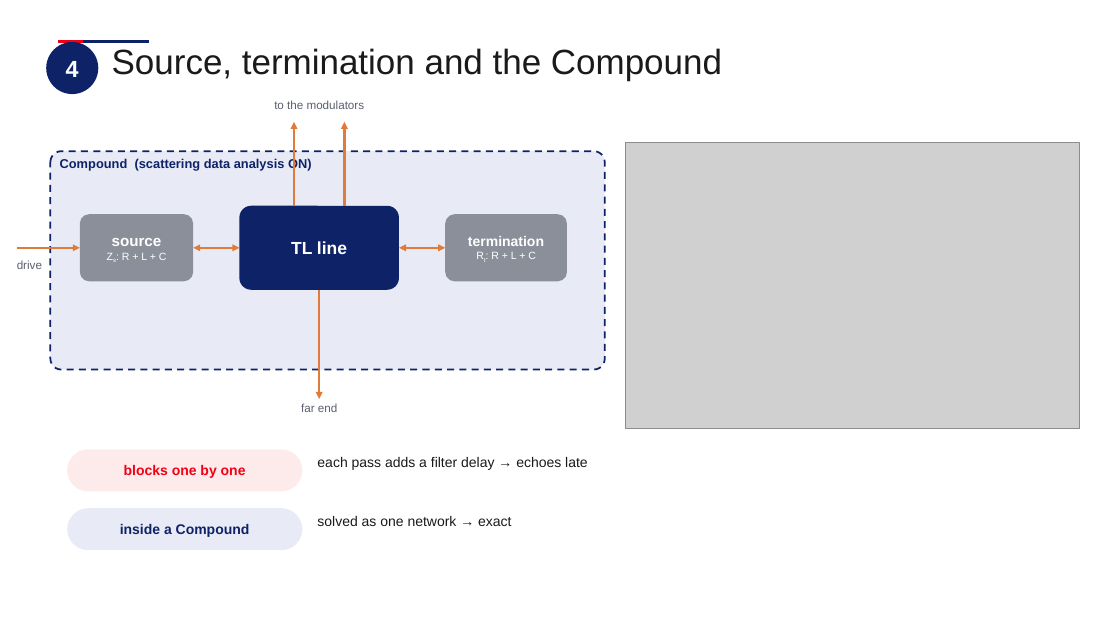
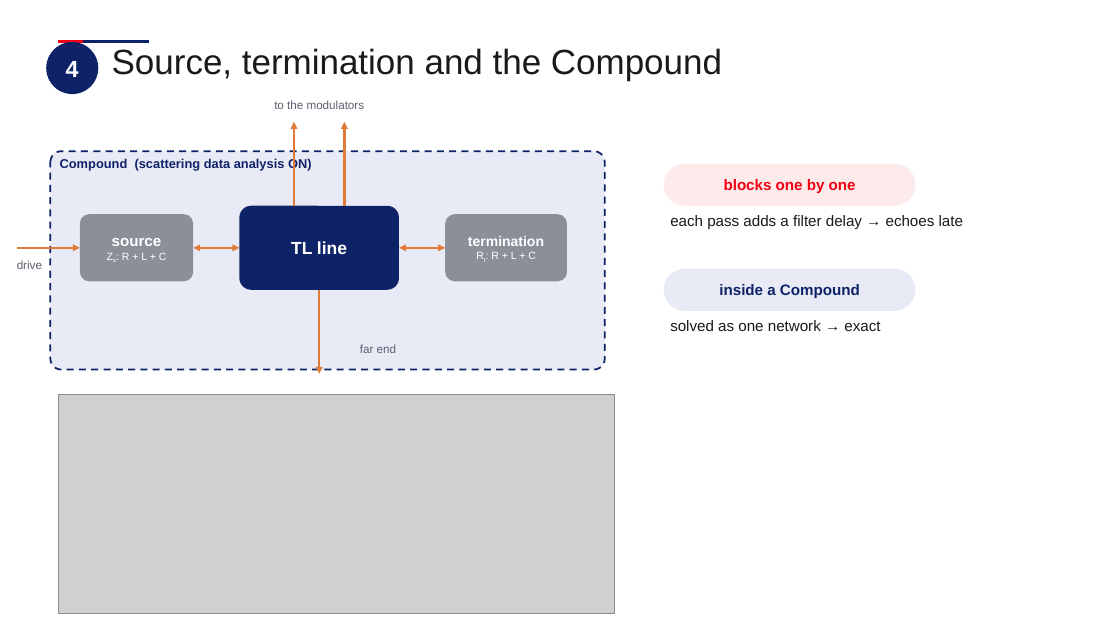
Before and after one commit to andreimuresian/claude, a slide deck: slide 13 of docs/Bends_in_INTERCONNECT.pptx. Drawn at 1120x630 pixels with LibreOffice and Linux fonts; fonts in the diff are those of the drawing; grey boxes stand for pictures; background and template pictures are left out. Boxes give left, top, right and bottom in pixels: in the first picture for what was removed or moved away, otherwise in the second. Text is boxed around its words. In the diff, an @@ line names an element or a change of style, - is before the commit and + after.

```diff
--- a/docs/Bends_in_INTERCONNECT.pptx
+++ b/docs/Bends_in_INTERCONNECT.pptx
@@ picture removed at (x1=626, y1=143, x2=1080, y2=429) @@
@@ rounded rectangle "blocks one by one" resized from (x1=67, y1=450, x2=302, y2=492) to (x1=664, y1=164, x2=916, y2=206) @@
@@ text "each pass adds a filter ..." moved from (x1=317, y1=457, x2=588, y2=470) to (x1=670, y1=215, x2=963, y2=229) @@
@@ rounded rectangle "inside a Compound" resized from (x1=67, y1=508, x2=302, y2=550) to (x1=664, y1=269, x2=916, y2=311) @@
@@ arrow moved from (319, 290) - (319, 399) to (319, 290) - (319, 374) @@
@@ size 12 to 13 pt in 4 elements at (x1=664, y1=164, x2=916, y2=206), (x1=670, y1=215, x2=963, y2=229), (x1=664, y1=269, x2=916, y2=311), (x1=670, y1=320, x2=880, y2=331) @@
@@ text "solved as one network → ..." moved from (x1=317, y1=516, x2=511, y2=526) to (x1=670, y1=320, x2=880, y2=331) @@
@@ text "far end" moved from (x1=301, y1=403, x2=337, y2=412) to (x1=360, y1=344, x2=396, y2=353) @@
@@ picture added at (x1=59, y1=395, x2=614, y2=613) @@
```
Also in this commit, not shown: 1 other slide changed, 6 slides added, 1 slide removed.
